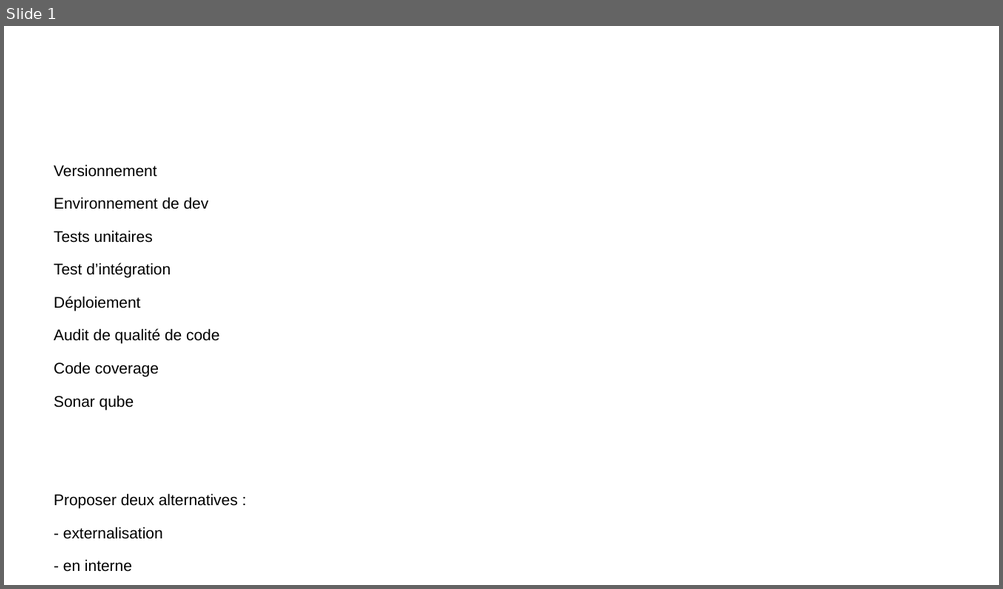
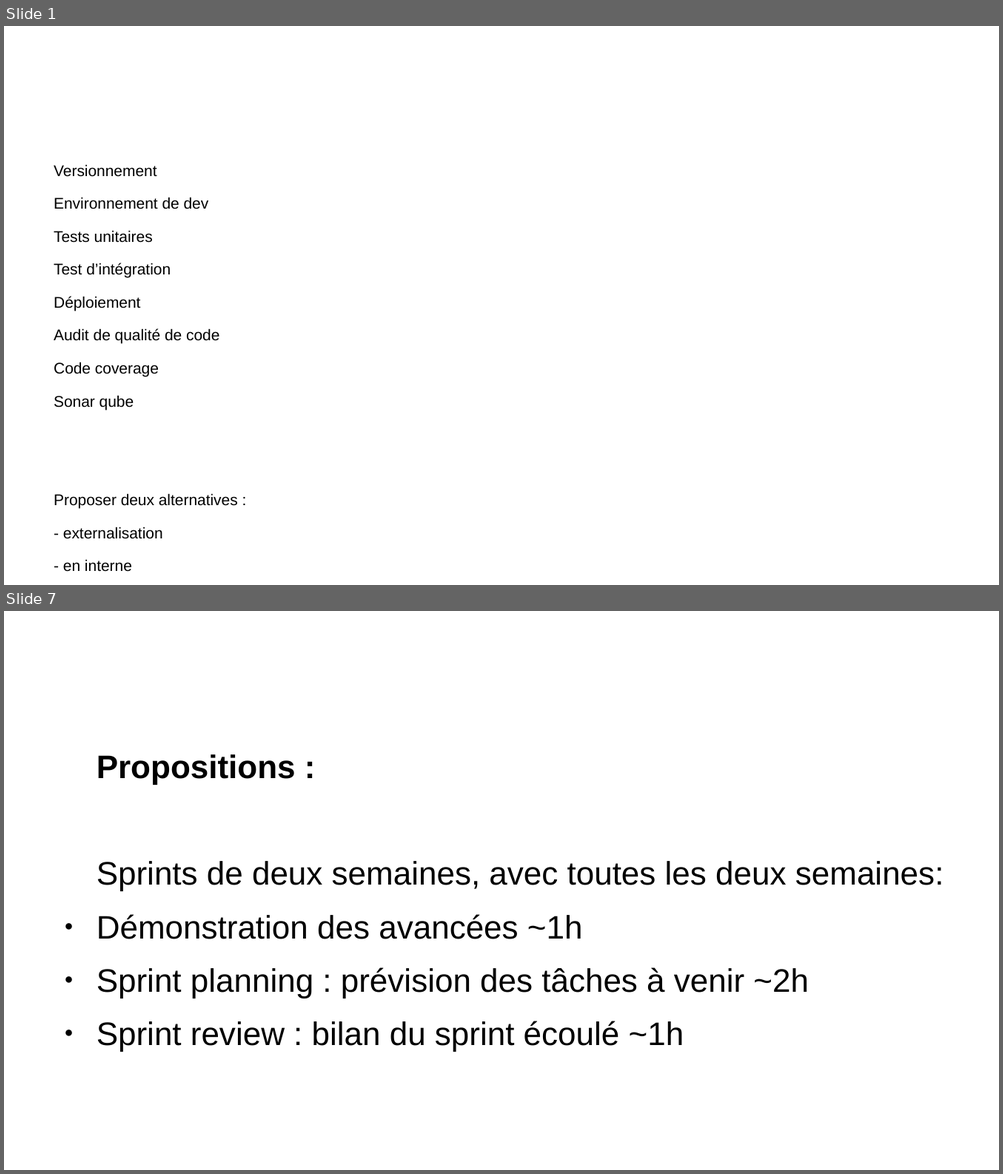
Before and after one commit to remipassmoilesel/ci-cd-plan, a slide deck: ci-cd-plan.odp. Shown one above the other, each under a label of ours: slide 1 before the commit, slides 1 and 7 after it; the slides between them are not shown. The pictures are 1003x589 and 1003x1174 pixels, drawn with LibreOffice and Linux fonts; fonts in the diff are those of the drawing; background and template pictures are left out. Boxes give left, top, right and bottom in pixels: in the first picture for what was removed or moved away, otherwise in the second. Text is boxed around its words. In the diff, an @@ line names an element or a change of style, - is before the commit and + after.

```diff
--- a/ci-cd-plan.odp
+++ b/ci-cd-plan.odp
@@ slide 7 added at [4,611,999,1170], background #FFFFFF @@
@@ title added at [54,632,747,725], 35.7 pt, text #FFFFFF @@
+Fonctionnement organique
@@ text added at [96,755,944,1052], 26 pt, text #000000 @@
+Propositions :
+Sprints de deux semaines, avec toutes les deux semaines:
+● Démonstration des avancées ~1h
+● Sprint planning : prévision des tâches à venir ~2h
+● Sprint review : bilan du sprint écoulé ~1h
```
Also in this commit, not shown: 6 slides changed, 8 other slides added.
